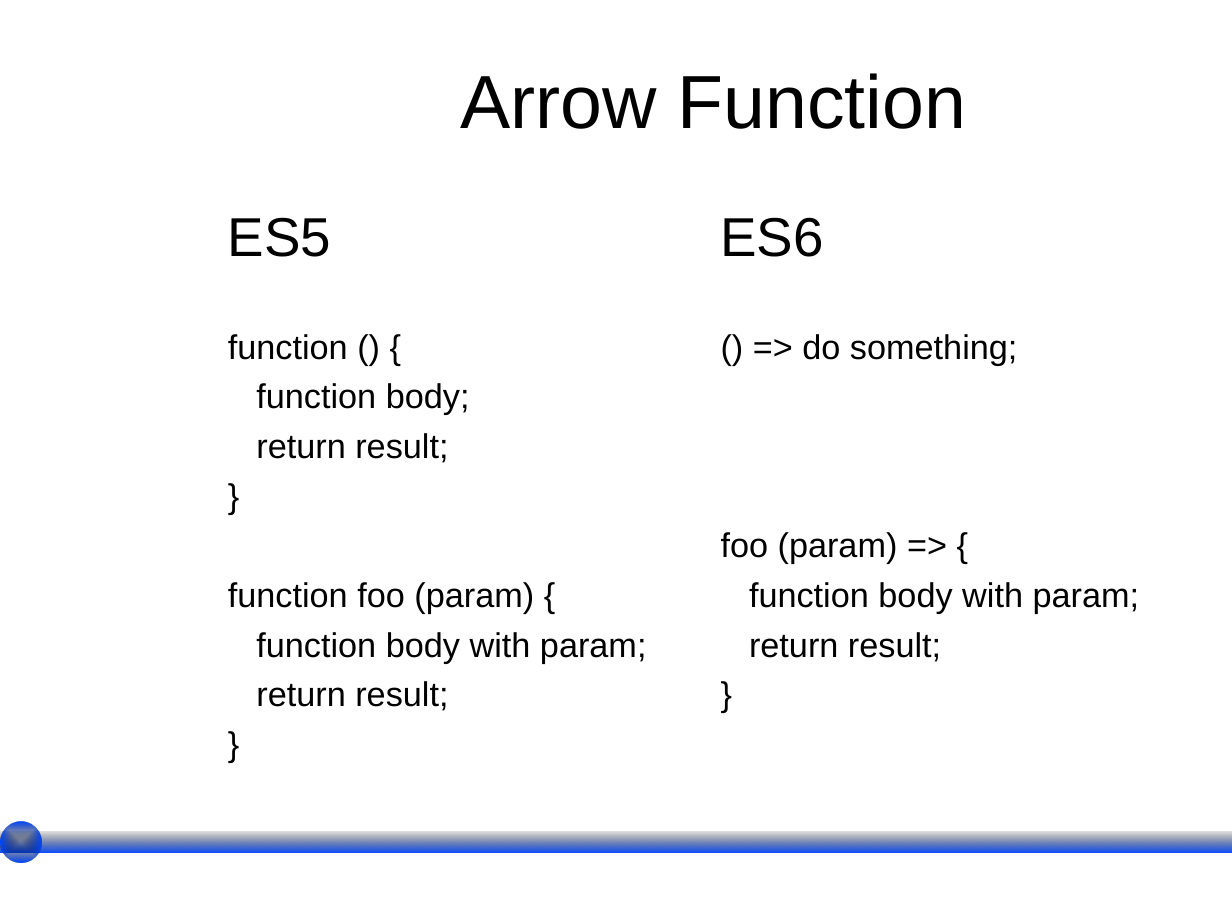
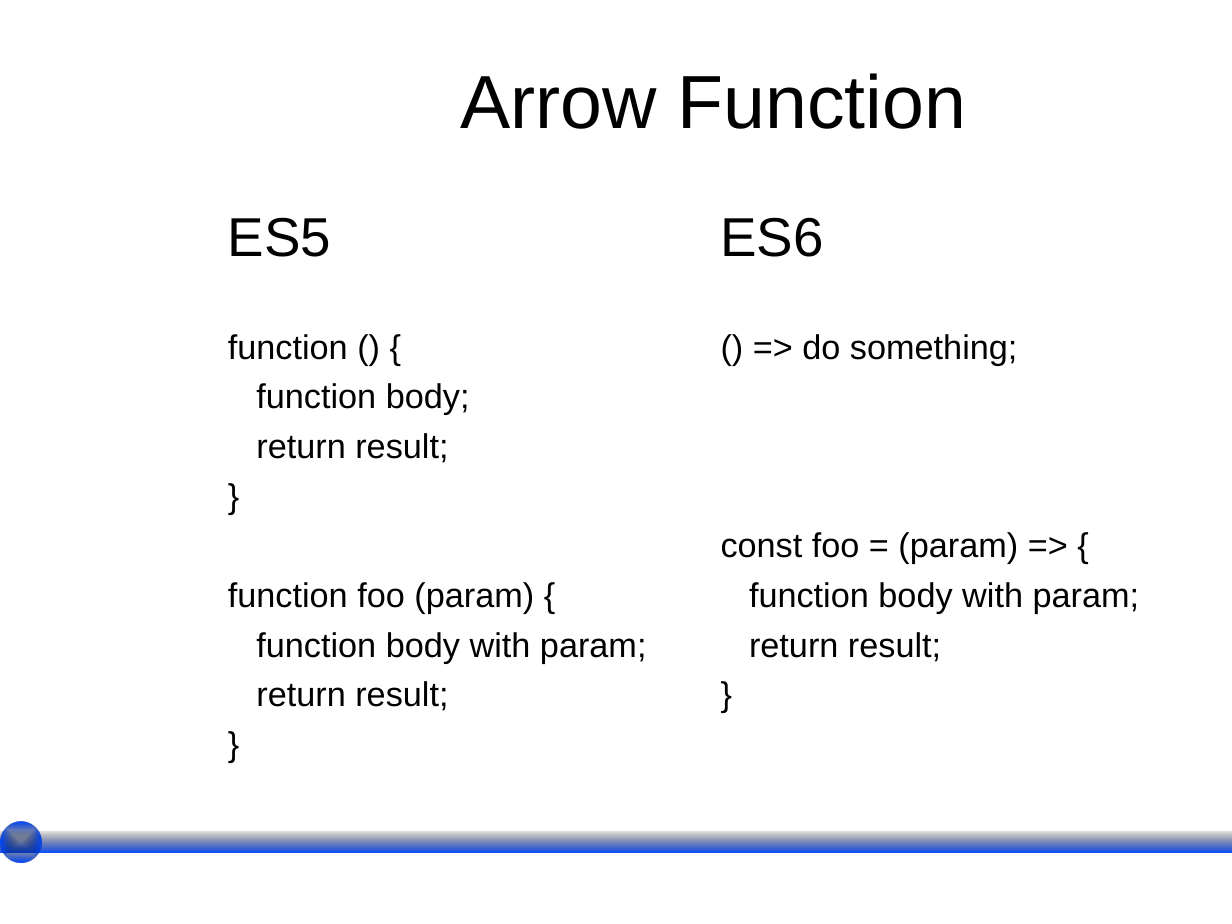
Before and after one commit to wesreisz/cis411-lightningTalks, a slide deck: slide 7 of LeH_ES2015.ppt (slide 5 before the commit). Drawn at 1232x924 pixels with LibreOffice and Linux fonts; fonts in the diff are those of the drawing; background and template pictures are left out. Boxes give left, top, right and bottom in pixels: in the first picture for what was removed or moved away, otherwise in the second. Text is boxed around its words. In the diff, an @@ line names an element or a change of style, - is before the commit and + after.

```diff
--- a/LeH_ES2015.ppt
+++ b/LeH_ES2015.ppt
@@ text at (721,532,1018,564): text changed @@
-foo (param) => {
+const foo = (param) => {
```
Also in this commit, not shown: 2 other slides changed, 1 slide added, 1 slide removed.
